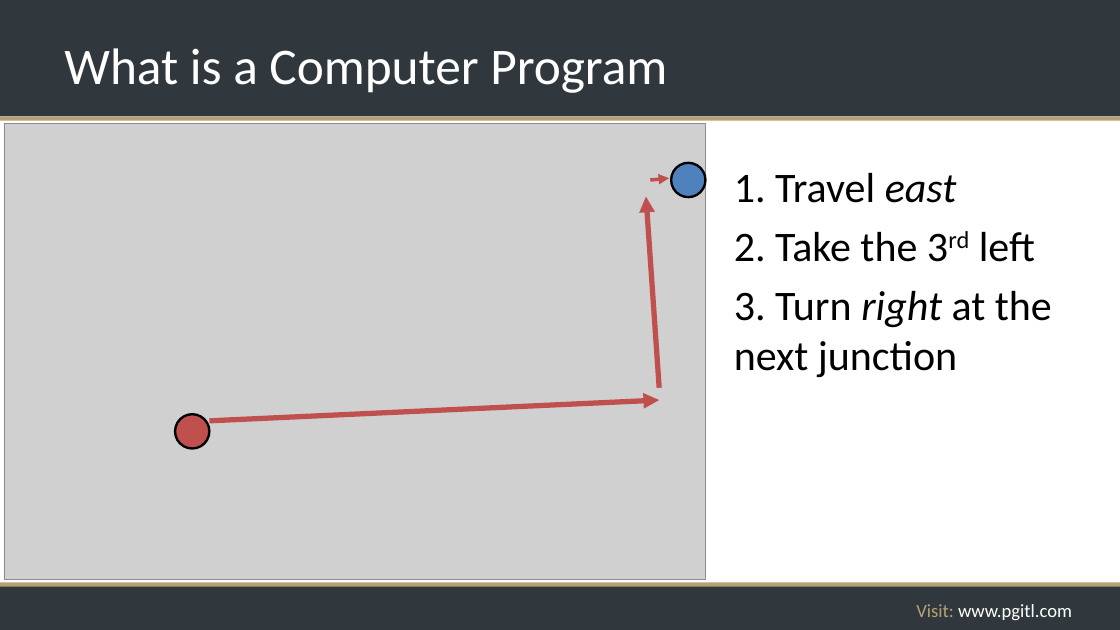
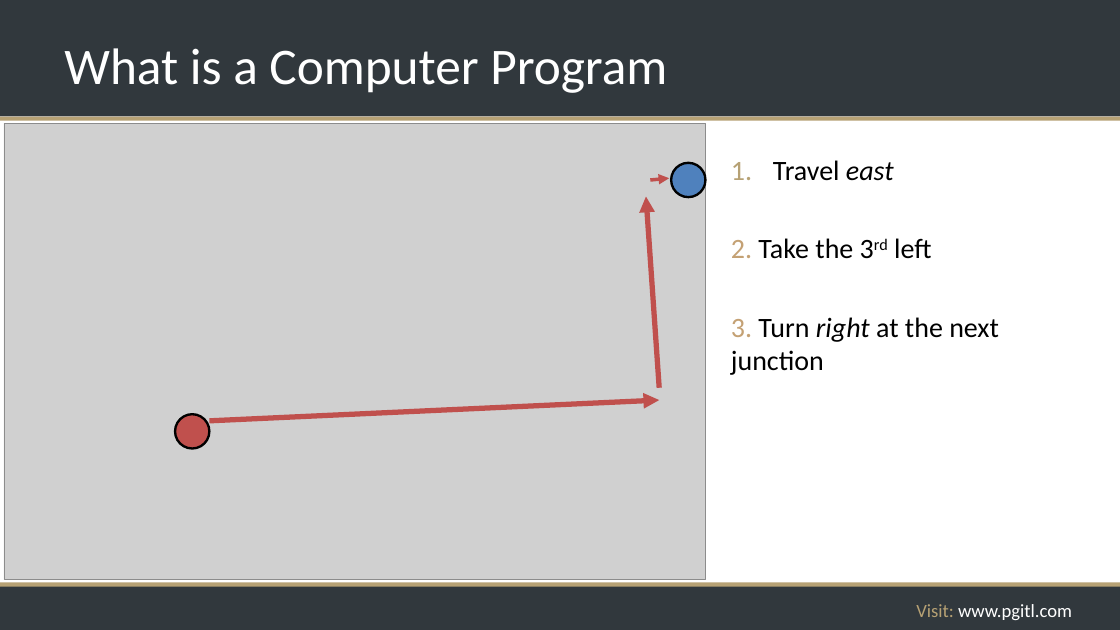
Before and after one commit to rikkouri/project-a, a slide deck: slide 11 of Programming Foundations.pptx. Drawn at 1120x630 pixels with LibreOffice and Linux fonts; fonts in the diff are those of the drawing; grey boxes stand for pictures; background and template pictures are left out. Boxes give left, top, right and bottom in pixels: in the first picture for what was removed or moved away, otherwise in the second. Text is boxed around its words. In the diff, an @@ line names an element or a change of style, - is before the commit and + after.

```diff
--- a/Programming Foundations.pptx
+++ b/Programming Foundations.pptx
@@ text "Travel east": place and size @@
-text "Travel east" at [734,173,1052,378]
+text "Travel east" at [731,160,999,375]
@@ text at [773,160,894,181]: text changed; size 36 to 24 pt @@
-1. Travel east
+1. Travel east
@@ text at [731,238,999,375]: size 36 to 24 pt in "2. Take the 3rd left", "3. Turn right at the next junction"; text colour #000000 to #C4A174 in "2.", "3."; less space between paragraphs @@
```
Also in this commit, not shown: 147 other slides changed, 1 other file.
